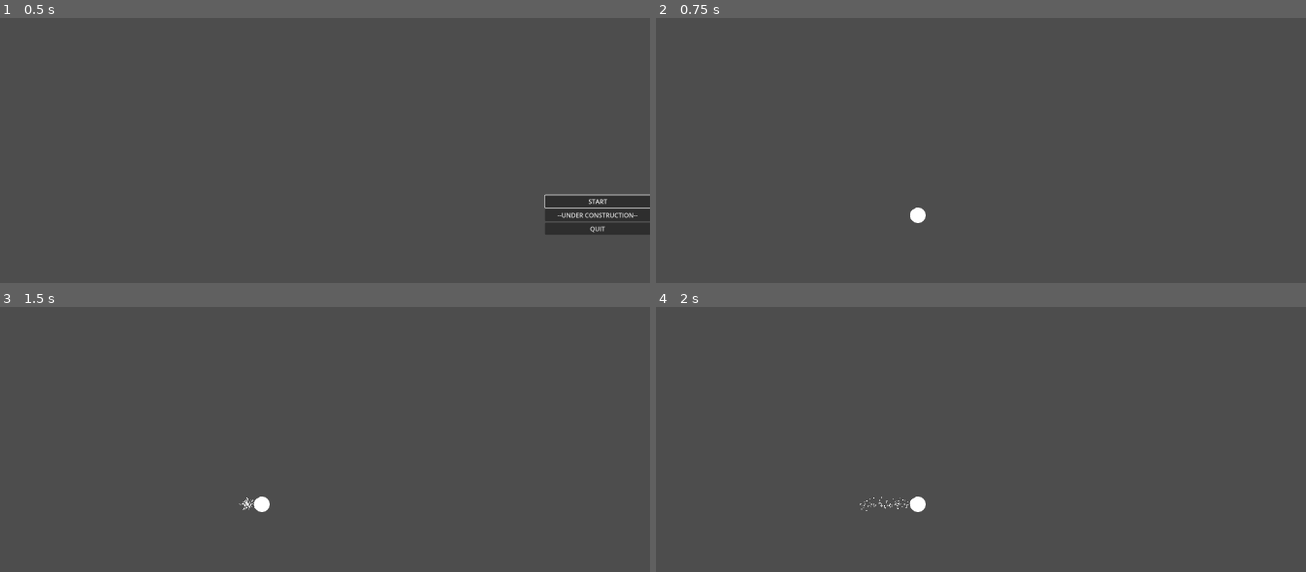
Above: before the commit, frames 1-4 (two rows, left to right).
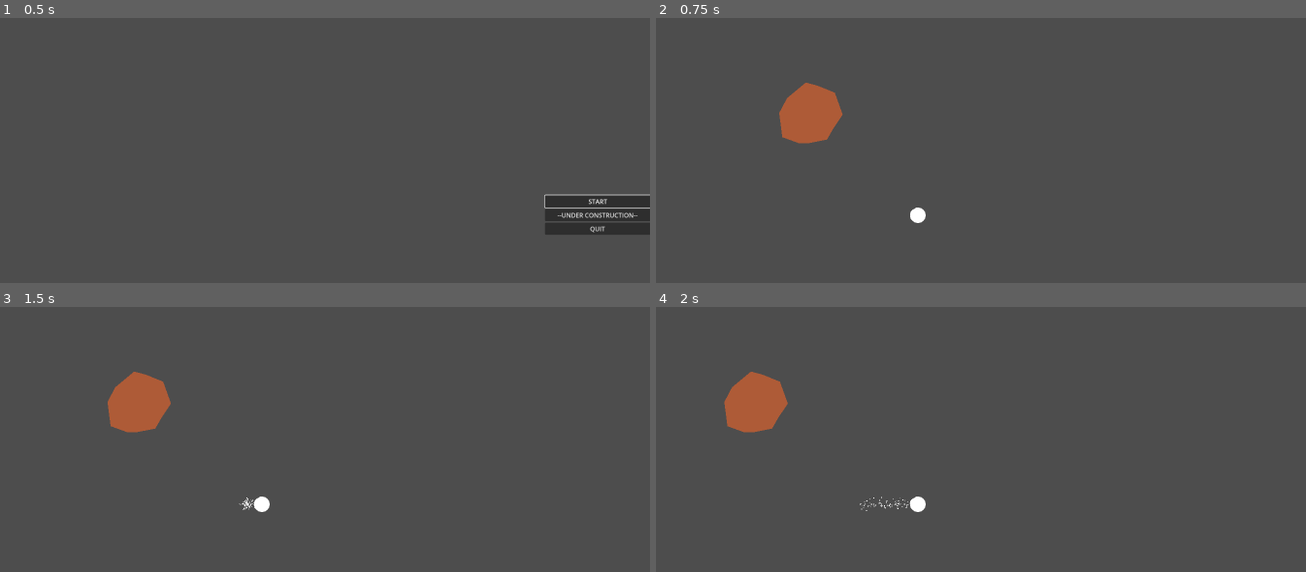
Above: after the commit, the same moments.

Repository: JeanShark-dev/godot-rock-survival
Game: Godot game, scene res://Main.tscn
The game is run twice, just before and just after one commit, with the same random seed, the same clock (stepped at 60 frames per second) and the same inputs.
Inputs (mouse positions are in pixels of both pictures, inside the frame that each line leads up to):
- Up to frame 1 (0.5 s): no input
- Up to frame 2 (0.75 s): click "START" at 0.5 s
- Up to frame 3 (1.5 s): tap Enter at 1.25 s; move the mouse to (435, 481) at 1.27 s; hold D (gp_right) from 1.28 s (still down); tap Q (gp_drop) at 1.35 s
- Up to frame 4 (2 s): keep holding D (gp_right)

Frame 1 is identical in both runs. In frame 2, 1.7% of the frame differs, in the area x 18-29%, y 24-48%; in frame 3, 1.7%; in frame 4, 1.7%.

Commit message:
added a test ore to main, added mining funciton to ore

Diff:
--- a/Main.tscn
+++ b/Main.tscn
@@ -1,6 +1,7 @@
-[gd_scene load_steps=2 format=3 uid="uid://b4lnjk3kh8c2k"]
+[gd_scene load_steps=3 format=3 uid="uid://b4lnjk3kh8c2k"]
 
 [ext_resource type="Script" path="res://assets/scripts/Main.gd" id="1_ja8op"]
+[ext_resource type="PackedScene" uid="uid://b3q57cyo8hfn5" path="res://ore.tscn" id="2_37b85"]
 
 [node name="Main" type="Node"]
 script = ExtResource("1_ja8op")
@@ -49,5 +50,8 @@
 
 [node name="WorldContainer" type="Node2D" parent="."]
 
+[node name="Ore" parent="." instance=ExtResource("2_37b85")]
+position = Vector2(-137, -128)
+
 [connection signal="pressed" from="MainMenu/ButtonContainer/StartButton" to="." method="_on_start_button_pressed"]
 [connection signal="pressed" from="MainMenu/ButtonContainer/QuitButton" to="." method="_on_quit_button_pressed"]
--- a/assets/scripts/ore.gd
+++ b/assets/scripts/ore.gd
@@ -5,12 +5,18 @@
 @export var ore_quality: int
 @export var ore_quantity: int
 
-var ore_
+var ore_durability
 
 func _ready():
-	pass # Replace with function body.
+	ore_durability = ore_quantity / ore_quality
 
+func mine(dig_effectiveness):
+	var ore_yield = dig_effectiveness * ore_quality
+	print("dig it dig out")
+	ore_durability -= dig_effectiveness
+	return(ore_yield)
 
-# Called every frame. 'delta' is the elapsed time since the previous frame.
-func _process(delta):
-	pass
+func get_breaked():
+	print("ore is gone")
+	#oþer stuff gere
+	queue_free()
--- a/ore.tscn
+++ b/ore.tscn
@@ -8,6 +8,8 @@
 [node name="Ore" type="StaticBody2D"]
 script = ExtResource("1_s0nf3")
 ore_type = "clay"
+ore_quality = 2
+ore_quantity = 100
 
 [node name="CollisionShape2D" type="CollisionShape2D" parent="."]
 shape = SubResource("CircleShape2D_odnlh")
--- a/player_container.tscn
+++ b/player_container.tscn
@@ -113,6 +113,7 @@
 
 [node name="PauseMenu" type="Control" parent="PlayerRigidBody/GUI"]
 visible = false
+z_index = 10
 layout_mode = 1
 anchors_preset = 14
 anchor_top = 0.5
